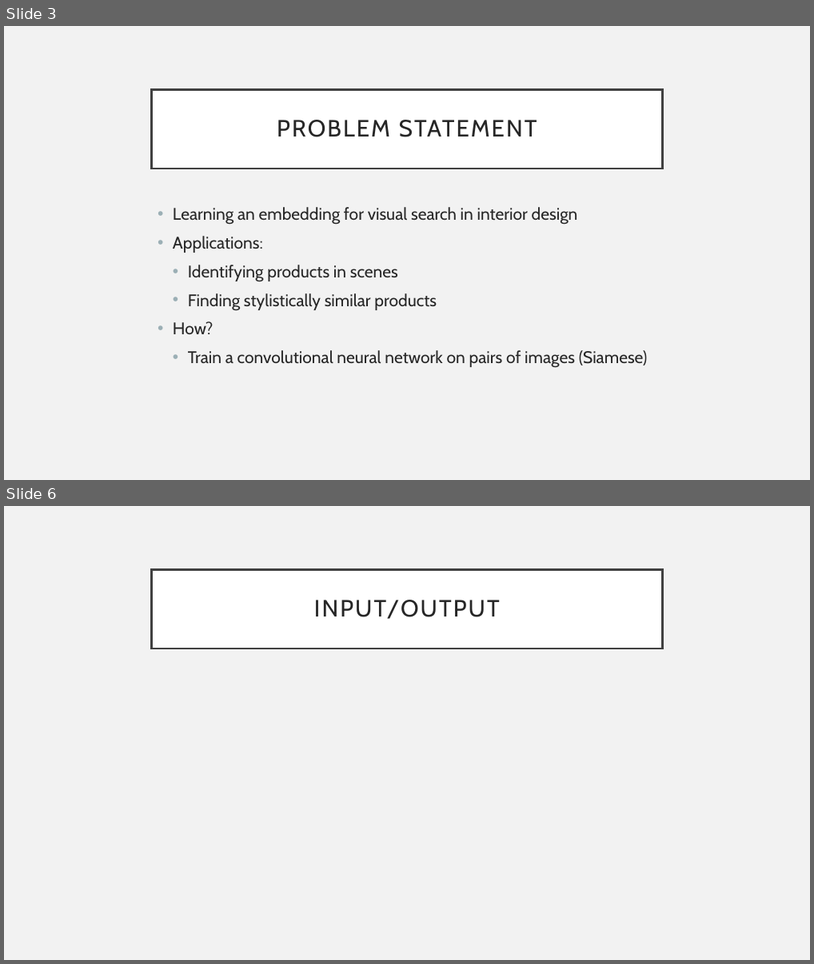
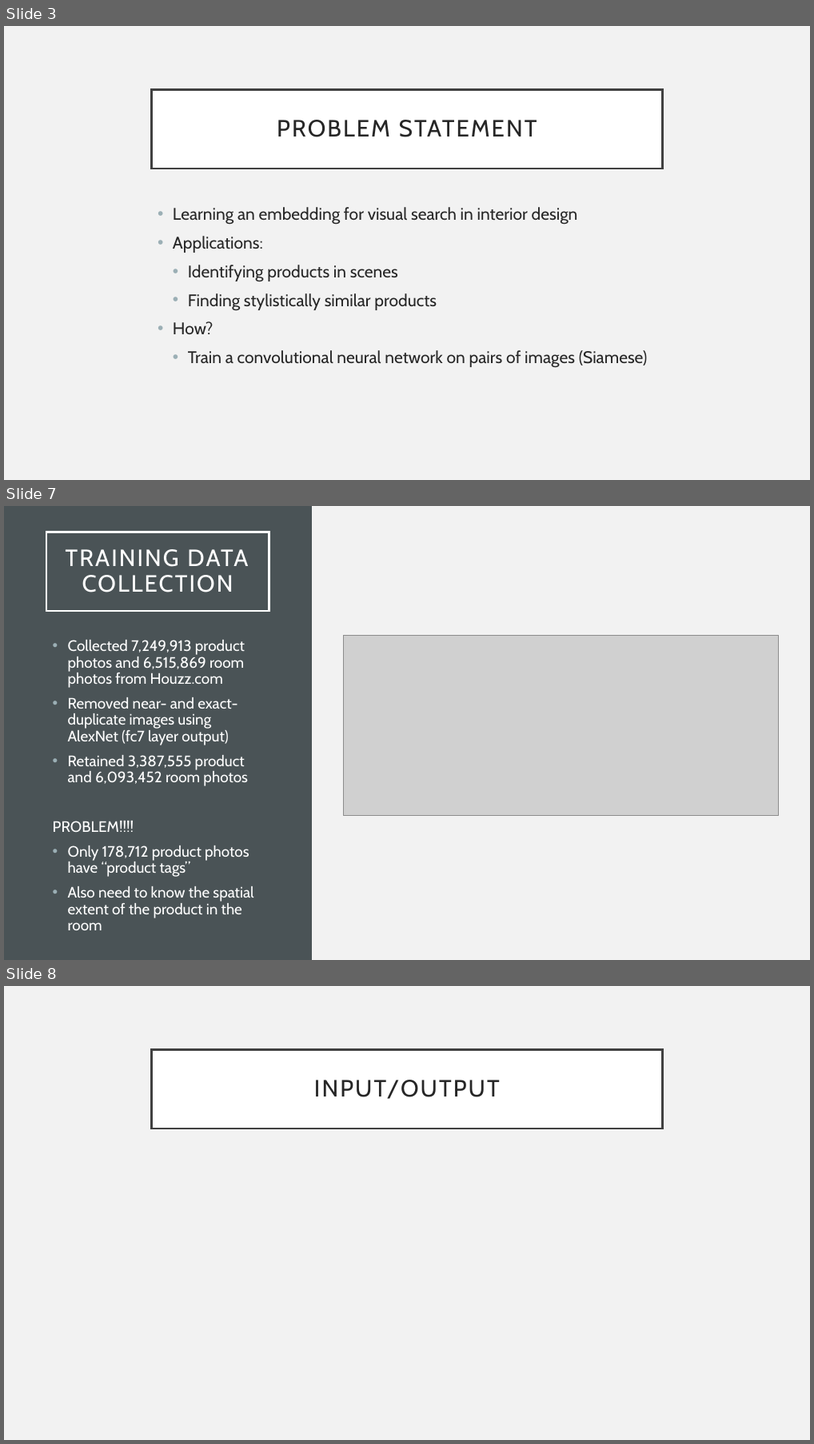
Before and after one commit to abhaydoke09/Deep-Learning-3D-shape-representations-classification, a slide deck: presentation/presentation.pptx. Shown one above the other, each under a label of ours: slides 3 and 6 before the commit, slides 3, 7 and 8 after it; the slides between them are not shown. The pictures are 814x964 and 814x1444 pixels, drawn with LibreOffice and Linux fonts; fonts in the diff are those of the drawing; grey boxes stand for pictures. Boxes give left, top, right and bottom in pixels: in the first picture for what was removed or moved away, otherwise in the second. Text is boxed around its words. In the diff, an @@ line names an element or a change of style, - is before the commit and + after.

```diff
--- a/presentation/presentation.pptx
+++ b/presentation/presentation.pptx
@@ slide 7 added at (4, 506, 810, 960), background #F2F2F2 @@
@@ rectangle added at (4, 506, 312, 960), fill #4A5356 @@
@@ title added at (46, 532, 269, 611), outline #FFFFFF 2.5 pt, 28 pt, text #FFFFFF @@
+TRAINING DATA COLLECTION
@@ text added at (53, 640, 254, 930), 18 pt, text #FFFFFF @@
+• Collected 7,249,913 product photos and 6,515,869 room photos from Houzz.com
+• Removed near- and exact-duplicate images using AlexNet (fc7 layer output)
+• Retained 3,387,555 product and 6,093,452 room photos
+PROBLEM!!!!
+• Only 178,712 product photos have “product tags”
+• Also need to know the spatial extent of the product in the room
@@ picture added at (343, 636, 779, 816) @@
@@ what was slide 6 is now slide 8 @@
```
Also in this commit, not shown: 3 other slides added, 2 slides removed.
